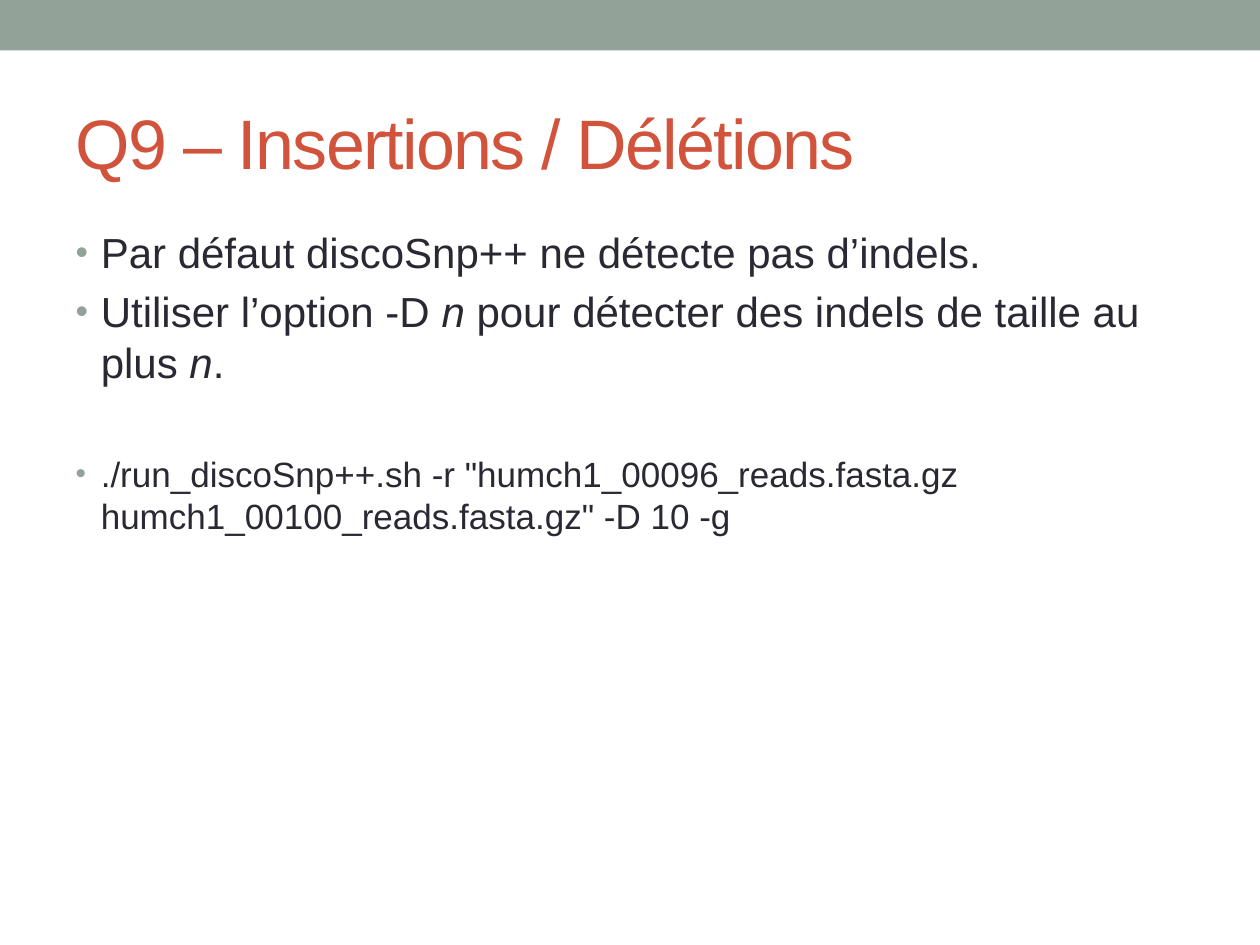
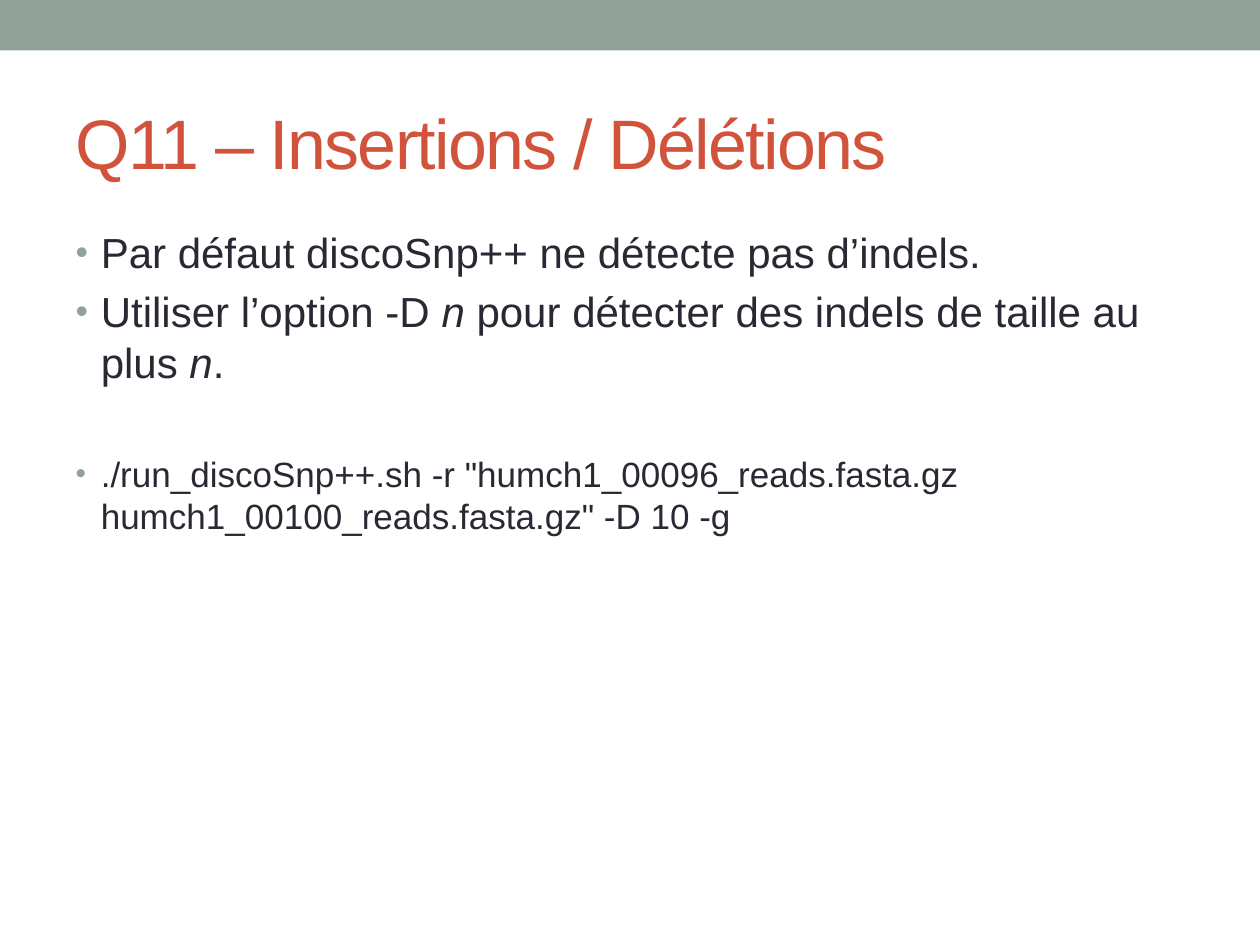
Before and after one commit to GATB/DiscoSnp, a slide deck: slide 6 of donot_release/formation_montpellier/TP_formation_colib'read.pptx. Drawn at 1260x945 pixels with LibreOffice and Linux fonts; fonts in the diff are those of the drawing. Boxes give left, top, right and bottom in pixels: in the first picture for what was removed or moved away, otherwise in the second. Text is boxed around its words. In the diff, an @@ line names an element or a change of style, - is before the commit and + after.

```diff
--- a/donot_release/formation_montpellier/TP_formation_colib'read.pptx
+++ b/donot_release/formation_montpellier/TP_formation_colib'read.pptx
@@ title at bbox=[76, 117, 887, 182]: text changed @@
-Q9 – Insertions / Délétions
+Q11 – Insertions / Délétions
```
Also in this commit, not shown: 14 other slides changed, 2 slides added, 1 slide removed, 6 other files.
